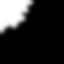
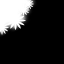
Layer changes from the first w=64, h=64 image to the second:
added layer "形状 10" above "形状 9" over (22, 0, 34, 10)
added layer "形状 9" above "形状 8" over (18, 4, 30, 16)
added layer "形状 8" above "形状 7" over (0, 23, 9, 35)
added layer "形状 7" above "形状 6" over (5, 11, 26, 30)
